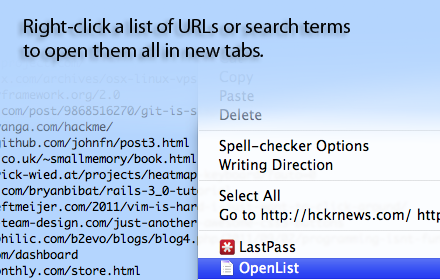
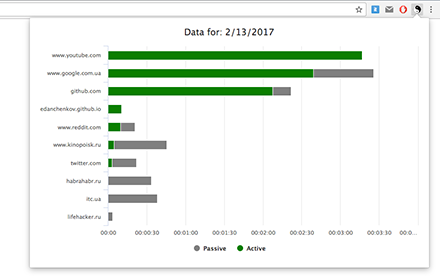
Layered file, before and after one edit (w=440, h=280). Changes by layer:
removed layer "Right-click a list of URLs or search terms to open them all in" over [23, 18, 350, 61]
removed layer "Background" over [0, 0, 440, 280]
